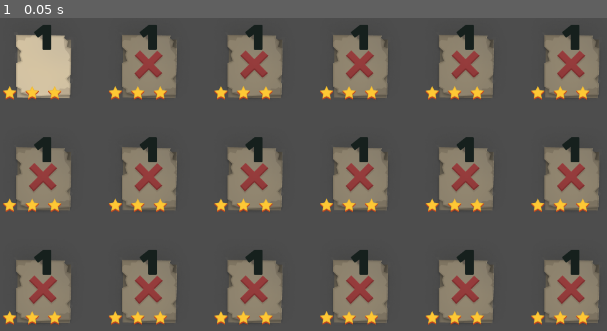
Above: before the commit, frame 1.
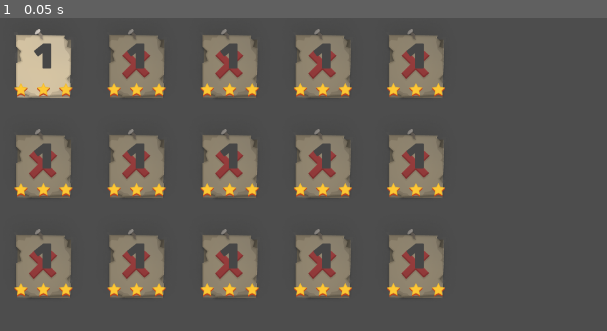
Above: after the commit, the same moment.

Repository: Escape-Game-Jam-2024/Grid-City
Game: Godot game, scene res://scenes/LevelMenu/levelGrid.tscn
Same seed, same stepped clock (60 frames per second), same inputs: the game is played once before the commit and once after it. This scene is started directly instead of the project's main scene.
Inputs:
- Up to frame 1 (0.05 s): no input

The runs differ from the first frame. In frame 1, 40% of the frame differs, in the area x 0-99%, y 2-99%.

Commit message:
match with main screen

Diff:
--- a/scenes/Home.tscn
+++ b/scenes/Home.tscn
@@ -12,6 +12,8 @@
 grow_horizontal = 2
 grow_vertical = 2
 color = Color(0.196, 0.18, 0.184, 1)
+metadata/_edit_vertical_guides_ = [110.0, 1170.0]
+metadata/_edit_horizontal_guides_ = [650.0]
 
 [node name="VBoxContainer" type="VBoxContainer" parent="."]
 layout_mode = 1
--- a/scenes/LevelMenu/LevelScreen.tscn
+++ /dev/null
@@ -1,20 +0,0 @@
-[gd_scene load_steps=2 format=3 uid="uid://dnq5qrppog3ap"]
-
-[ext_resource type="PackedScene" uid="uid://c3ojvq7lxjsn2" path="res://scenes/LevelMenu/levelMenu.tscn" id="1_8xj36"]
-
-[node name="LevelScreen" type="Control"]
-layout_mode = 3
-anchors_preset = 0
-
-[node name="ColorRect" type="ColorRect" parent="."]
-layout_mode = 0
-offset_right = 1150.0
-offset_bottom = 644.0
-color = Color(0.196078, 0.184314, 0.180392, 1)
-
-[node name="LevelMenu" parent="." instance=ExtResource("1_8xj36")]
-layout_mode = 0
-offset_left = 0.0
-offset_top = 0.0
-offset_right = 1150.0
-offset_bottom = 643.0
--- /dev/null
+++ b/scenes/LevelMenu/LevelSelector.tscn
@@ -0,0 +1,129 @@
+[gd_scene load_steps=8 format=3 uid="uid://fct3w40be0vo"]
+
+[ext_resource type="Script" path="res://scripts/LevelMenu/levelSelector.gd" id="1_qng0c"]
+[ext_resource type="Script" path="res://scripts/home_scene.gd" id="2_k0kh7"]
+[ext_resource type="Texture2D" uid="uid://5tblekd1u020" path="res://assets/gui/Level/Star/Active.png" id="3_2ftkj"]
+[ext_resource type="FontFile" uid="uid://pf7m2v35pv56" path="res://assets/fonts/squada-one/SquadaOne-Regular.ttf" id="4_8f4na"]
+[ext_resource type="PackedScene" uid="uid://ti5oj1f382d2" path="res://scenes/LevelMenu/levelGrid.tscn" id="5_vxtc4"]
+[ext_resource type="PackedScene" path="res://scenes/square_button.tscn" id="6_1hbhd"]
+
+[sub_resource type="LabelSettings" id="LabelSettings_i0e4i"]
+font = ExtResource("4_8f4na")
+font_size = 48
+font_color = Color(0.854902, 0.862745, 0.72549, 1)
+
+[node name="ColorRect" type="ColorRect"]
+anchors_preset = 15
+anchor_right = 1.0
+anchor_bottom = 1.0
+grow_horizontal = 2
+grow_vertical = 2
+color = Color(0.196, 0.18, 0.184, 1)
+script = ExtResource("1_qng0c")
+metadata/_edit_vertical_guides_ = [110.0, 1170.0]
+metadata/_edit_horizontal_guides_ = [650.0]
+
+[node name="VBoxContainer" type="VBoxContainer" parent="."]
+layout_mode = 1
+anchors_preset = 8
+anchor_left = 0.5
+anchor_top = 0.5
+anchor_right = 0.5
+anchor_bottom = 0.5
+offset_left = -530.0
+offset_top = -291.0
+offset_right = 530.0
+offset_bottom = 291.0
+grow_horizontal = 2
+grow_vertical = 2
+theme_override_constants/separation = 50
+alignment = 1
+script = ExtResource("2_k0kh7")
+
+[node name="Top" type="VBoxContainer" parent="VBoxContainer"]
+layout_direction = 2
+layout_mode = 2
+theme_override_constants/separation = 0
+
+[node name="MarginContainer" type="MarginContainer" parent="VBoxContainer/Top"]
+layout_mode = 2
+theme_override_constants/margin_top = 0
+theme_override_constants/margin_right = 0
+theme_override_constants/margin_bottom = 0
+
+[node name="StarCounter" type="HBoxContainer" parent="VBoxContainer/Top/MarginContainer"]
+layout_mode = 2
+
+[node name="Star" type="TextureRect" parent="VBoxContainer/Top/MarginContainer/StarCounter"]
+layout_mode = 2
+texture = ExtResource("3_2ftkj")
+
+[node name="Content" type="HBoxContainer" parent="VBoxContainer/Top/MarginContainer/StarCounter"]
+layout_mode = 2
+
+[node name="Stars" type="Label" parent="VBoxContainer/Top/MarginContainer/StarCounter/Content"]
+layout_mode = 2
+text = "4"
+label_settings = SubResource("LabelSettings_i0e4i")
+
+[node name="Slash" type="Label" parent="VBoxContainer/Top/MarginContainer/StarCounter/Content"]
+layout_mode = 2
+text = "/"
+label_settings = SubResource("LabelSettings_i0e4i")
+
+[node name="TotalStars" type="Label" parent="VBoxContainer/Top/MarginContainer/StarCounter/Content"]
+layout_mode = 2
+text = "45
+"
+label_settings = SubResource("LabelSettings_i0e4i")
+
+[node name="CenterContainer" type="CenterContainer" parent="VBoxContainer/Top"]
+layout_mode = 2
+
+[node name="ClipControl" type="Control" parent="VBoxContainer/Top/CenterContainer"]
+clip_contents = true
+custom_minimum_size = Vector2(712, 464)
+layout_mode = 2
+
+[node name="GridBox" type="HBoxContainer" parent="VBoxContainer/Top/CenterContainer/ClipControl"]
+layout_mode = 0
+offset_right = 40.0
+offset_bottom = 40.0
+
+[node name="LevelGrid" parent="VBoxContainer/Top/CenterContainer/ClipControl/GridBox" instance=ExtResource("5_vxtc4")]
+layout_mode = 2
+
+[node name="LevelGrid2" parent="VBoxContainer/Top/CenterContainer/ClipControl/GridBox" instance=ExtResource("5_vxtc4")]
+layout_mode = 2
+
+[node name="LevelGrid3" parent="VBoxContainer/Top/CenterContainer/ClipControl/GridBox" instance=ExtResource("5_vxtc4")]
+layout_mode = 2
+
+[node name="Bottom" type="HBoxContainer" parent="VBoxContainer"]
+layout_mode = 2
+size_flags_vertical = 8
+theme_override_constants/separation = 340
+alignment = 1
+
+[node name="VolumeButton" parent="VBoxContainer/Bottom" instance=ExtResource("6_1hbhd")]
+layout_mode = 2
+texture_file = "res://assets/GUI/Button/Icon/SoundOn.png"
+
+[node name="NavButtons" type="HBoxContainer" parent="VBoxContainer/Bottom"]
+layout_mode = 2
+theme_override_constants/separation = 60
+
+[node name="PrevButton" parent="VBoxContainer/Bottom/NavButtons" instance=ExtResource("6_1hbhd")]
+layout_mode = 2
+texture_file = "res://assets/gui/Button/Icon/ArrowLeft-Bold.png"
+
+[node name="NextButton" parent="VBoxContainer/Bottom/NavButtons" instance=ExtResource("6_1hbhd")]
+layout_mode = 2
+texture_file = "res://assets/GUI/Button/Icon/ArrowRight-Bold.png"
+
+[node name="HomeButton" parent="VBoxContainer/Bottom" instance=ExtResource("6_1hbhd")]
+layout_mode = 2
+texture_file = "res://assets/GUI/Button/Icon/Home.png"
+
+[connection signal="pressed" from="VBoxContainer/Bottom/NavButtons/PrevButton" to="." method="_on_PrevButton_pressed"]
+[connection signal="pressed" from="VBoxContainer/Bottom/NavButtons/NextButton" to="." method="_on_NextButton_pressed"]
--- a/scenes/LevelMenu/levelBox.tscn
+++ b/scenes/LevelMenu/levelBox.tscn
@@ -9,7 +9,7 @@
 [sub_resource type="LabelSettings" id="LabelSettings_2esnd"]
 font = ExtResource("2_87oco")
 font_size = 56
-font_color = Color(0.0862745, 0.12549, 0.113725, 1)
+font_color = Color(0.27451, 0.27451, 0.27451, 1)
 
 [node name="LevelBox" type="TextureButton"]
 texture_normal = ExtResource("2_vxbwv")
@@ -20,8 +20,10 @@
 layout_mode = 1
 anchors_preset = 10
 anchor_right = 1.0
-offset_top = 9.0
-offset_bottom = 66.0
+offset_left = 25.0
+offset_top = 39.0
+offset_right = -25.0
+offset_bottom = 106.0
 grow_horizontal = 2
 text = "1"
 label_settings = SubResource("LabelSettings_2esnd")
@@ -34,10 +36,10 @@
 anchor_top = 1.0
 anchor_right = 1.0
 anchor_bottom = 1.0
-offset_left = 0.0
-offset_top = -30.0
-offset_right = 0.0
-offset_bottom = 0.0
+offset_left = 18.0
+offset_top = -35.0
+offset_right = -18.0
+offset_bottom = -5.0
 grow_horizontal = 2
 grow_vertical = 0
 
--- a/scenes/LevelMenu/levelGrid.tscn
+++ b/scenes/LevelMenu/levelGrid.tscn
@@ -3,9 +3,9 @@
 [ext_resource type="PackedScene" uid="uid://coy3qum8136og" path="res://scenes/LevelMenu/levelBox.tscn" id="1_wmk7q"]
 
 [node name="LevelGrid" type="GridContainer"]
-theme_override_constants/h_separation = 30
-theme_override_constants/v_separation = 30
-columns = 6
+theme_override_constants/h_separation = 10
+theme_override_constants/v_separation = 10
+columns = 5
 
 [node name="LevelBox" parent="." instance=ExtResource("1_wmk7q")]
 layout_mode = 2
@@ -65,15 +65,3 @@
 [node name="LevelBox15" parent="." instance=ExtResource("1_wmk7q")]
 layout_mode = 2
 disabled = true
-
-[node name="LevelBox16" parent="." instance=ExtResource("1_wmk7q")]
-layout_mode = 2
-disabled = true
-
-[node name="LevelBox17" parent="." instance=ExtResource("1_wmk7q")]
-layout_mode = 2
-disabled = true
-
-[node name="LevelBox18" parent="." instance=ExtResource("1_wmk7q")]
-layout_mode = 2
-disabled = true
--- a/scenes/LevelMenu/levelMenu.tscn
+++ /dev/null
@@ -1,106 +0,0 @@
-[gd_scene load_steps=12 format=3 uid="uid://c3ojvq7lxjsn2"]
-
-[ext_resource type="PackedScene" uid="uid://ti5oj1f382d2" path="res://scenes/LevelMenu/levelGrid.tscn" id="1_1je0k"]
-[ext_resource type="Script" path="res://scripts/LevelMenu/levelMenu.gd" id="1_uhq6v"]
-[ext_resource type="Texture2D" uid="uid://5tblekd1u020" path="res://assets/gui/Level/Star/Active.png" id="2_4xpsp"]
-[ext_resource type="Texture2D" uid="uid://dishh5sqiw4qd" path="res://assets/gui/Buttons/Square/ArrowLeft-Bold/Default.png" id="3_vnp70"]
-[ext_resource type="FontFile" uid="uid://pf7m2v35pv56" path="res://assets/fonts/squada-one/SquadaOne-Regular.ttf" id="3_wfbo7"]
-[ext_resource type="Texture2D" uid="uid://e85up2uhgo0x" path="res://assets/gui/Buttons/Square/ArrowLeft-Bold/Hover.png" id="4_ankan"]
-[ext_resource type="Texture2D" uid="uid://31sg6xcftaap" path="res://assets/gui/Buttons/Square/ArrowRight-Bold/Default.png" id="6_36jle"]
-[ext_resource type="Texture2D" uid="uid://cww8ao3ikl2xj" path="res://assets/gui/Buttons/Square/ArrowRight-Bold/Hover.png" id="7_avgic"]
-[ext_resource type="Texture2D" uid="uid://4qlkdjb20q06" path="res://assets/gui/Buttons/Square/Home/Default.png" id="8_djjr4"]
-[ext_resource type="Texture2D" uid="uid://bsn1yc7rqedkv" path="res://assets/gui/Buttons/Square/Home/Hover.png" id="9_xl0pe"]
-
-[sub_resource type="LabelSettings" id="LabelSettings_ijpcp"]
-font = ExtResource("3_wfbo7")
-font_size = 48
-font_color = Color(0.854902, 0.862745, 0.72549, 1)
-
-[node name="LevelMenu" type="MarginContainer"]
-offset_left = 6.0
-offset_top = 7.0
-offset_right = 1145.0
-offset_bottom = 633.0
-theme_override_constants/margin_left = 20
-theme_override_constants/margin_top = 20
-theme_override_constants/margin_right = 20
-theme_override_constants/margin_bottom = 20
-script = ExtResource("1_uhq6v")
-
-[node name="VBoxContainer" type="VBoxContainer" parent="."]
-layout_mode = 2
-theme_override_constants/separation = 30
-
-[node name="StarCounter" type="HBoxContainer" parent="VBoxContainer"]
-layout_mode = 2
-
-[node name="Star" type="TextureRect" parent="VBoxContainer/StarCounter"]
-layout_mode = 2
-texture = ExtResource("2_4xpsp")
-
-[node name="Content" type="HBoxContainer" parent="VBoxContainer/StarCounter"]
-layout_mode = 2
-
-[node name="Stars" type="Label" parent="VBoxContainer/StarCounter/Content"]
-layout_mode = 2
-text = "4"
-label_settings = SubResource("LabelSettings_ijpcp")
-
-[node name="Slash" type="Label" parent="VBoxContainer/StarCounter/Content"]
-layout_mode = 2
-text = "/"
-label_settings = SubResource("LabelSettings_ijpcp")
-
-[node name="TotalStars" type="Label" parent="VBoxContainer/StarCounter/Content"]
-layout_mode = 2
-text = "45
-"
-label_settings = SubResource("LabelSettings_ijpcp")
-
-[node name="HBoxContainer" type="HBoxContainer" parent="VBoxContainer"]
-layout_mode = 2
-
-[node name="BackButton" type="TextureButton" parent="VBoxContainer/HBoxContainer"]
-layout_mode = 2
-size_flags_horizontal = 3
-texture_normal = ExtResource("3_vnp70")
-texture_hover = ExtResource("4_ankan")
-ignore_texture_size = true
-stretch_mode = 3
-
-[node name="ClipControl" type="Control" parent="VBoxContainer/HBoxContainer"]
-clip_contents = true
-custom_minimum_size = Vector2(675, 420)
-layout_mode = 2
-
-[node name="GridBox" type="HBoxContainer" parent="VBoxContainer/HBoxContainer/ClipControl"]
-layout_mode = 0
-offset_right = 40.0
-offset_bottom = 40.0
-
-[node name="LevelGrid" parent="VBoxContainer/HBoxContainer/ClipControl/GridBox" instance=ExtResource("1_1je0k")]
-layout_mode = 2
-
-[node name="LevelGrid2" parent="VBoxContainer/HBoxContainer/ClipControl/GridBox" instance=ExtResource("1_1je0k")]
-layout_mode = 2
-
-[node name="LevelGrid3" parent="VBoxContainer/HBoxContainer/ClipControl/GridBox" instance=ExtResource("1_1je0k")]
-layout_mode = 2
-
-[node name="NextButton" type="TextureButton" parent="VBoxContainer/HBoxContainer"]
-layout_mode = 2
-size_flags_horizontal = 3
-texture_normal = ExtResource("6_36jle")
-texture_hover = ExtResource("7_avgic")
-ignore_texture_size = true
-stretch_mode = 3
-
-[node name="HomeButton" type="TextureButton" parent="VBoxContainer"]
-layout_mode = 2
-size_flags_horizontal = 3
-texture_normal = ExtResource("8_djjr4")
-texture_hover = ExtResource("9_xl0pe")
-stretch_mode = 3
-
-[connection signal="pressed" from="VBoxContainer/HBoxContainer/BackButton" to="." method="_on_BackButton_pressed"]
-[connection signal="pressed" from="VBoxContainer/HBoxContainer/NextButton" to="." method="_on_NextButton_pressed"]
--- a/scripts/LevelMenu/levelMenu.gd
+++ b/scripts/LevelMenu/levelSelector.gd
@@ -1,17 +1,20 @@
-extends MarginContainer
+extends ColorRect
 
+@onready var gridbox = $VBoxContainer/Top/CenterContainer/ClipControl/GridBox
+@onready var stars_label = $VBoxContainer/Top/MarginContainer/StarCounter/Content/Stars
+@onready var total_stars_label = $VBoxContainer/Top/MarginContainer/StarCounter/Content/TotalStars
+@onready var home_button = $VBoxContainer/Bottom/HomeButton
+
+var home_scene = preload("res://scenes/Home.tscn").instantiate()
 var num_grids = 1
 var total_stars = 1
 var current_grid = 1
-var width_of_levelBox = 87
-var grid_width = 675
+var grid_width = 1
+var level_stars = [3,2,1,2,1,0]
 
-@onready var gridbox = $VBoxContainer/HBoxContainer/ClipControl/GridBox
-@onready var stars_label = $VBoxContainer/StarCounter/Content/Stars
-@onready var total_stars_label = $VBoxContainer/StarCounter/Content/TotalStars
-
-var level_stars = [3,2,1,2,1,0]
 func _ready():
+	grid_width = gridbox.get_child(0).get_size().x
+	home_button.pressed.connect(load_home_scene)
 	# Number all the level boxes
 	num_grids = gridbox.get_child_count()
 	total_stars = (num_grids * 18 ) * 3
@@ -28,7 +31,7 @@
 				box.locked = false
 				box.stars = level_stars[num-1]
 
-func _on_BackButton_pressed():
+func _on_PrevButton_pressed():
 	if current_grid > 1:
 		current_grid -= 1
 		var tween = create_tween().set_trans(Tween.TRANS_BACK).set_ease(Tween.EASE_OUT)
@@ -45,3 +48,7 @@
 	for star in level_stars:
 		total_stars += star
 	return total_stars
+
+func load_home_scene():
+	get_tree().current_scene.queue_free()
+	get_tree().root.add_child(home_scene)
--- a/scripts/home_scene.gd
+++ b/scripts/home_scene.gd
@@ -8,7 +8,7 @@
 const SOUND_OFF = 'res://assets/gui/Button/Icon/SoundOff.png'
 
 var loading_scene = preload("res://scenes/loading.tscn").instantiate()
-var level_selector_scene = preload("res://scenes/LevelMenu/LevelScreen.tscn").instantiate()
+var level_selector_scene = preload("res://scenes/LevelMenu/LevelSelector.tscn").instantiate()
 
 func _ready():
 	play_button.pressed.connect(load_loading_scene)
